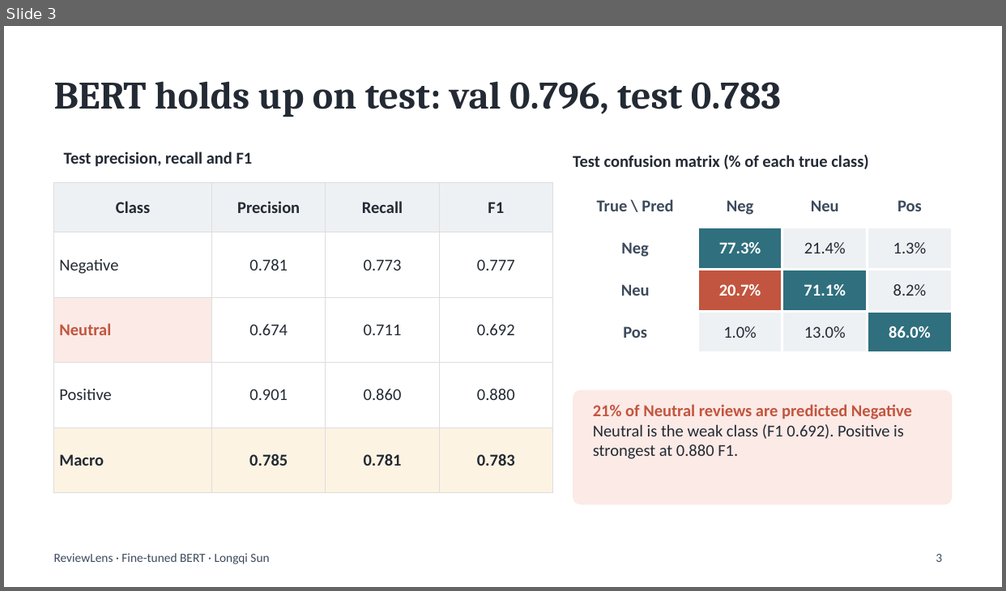
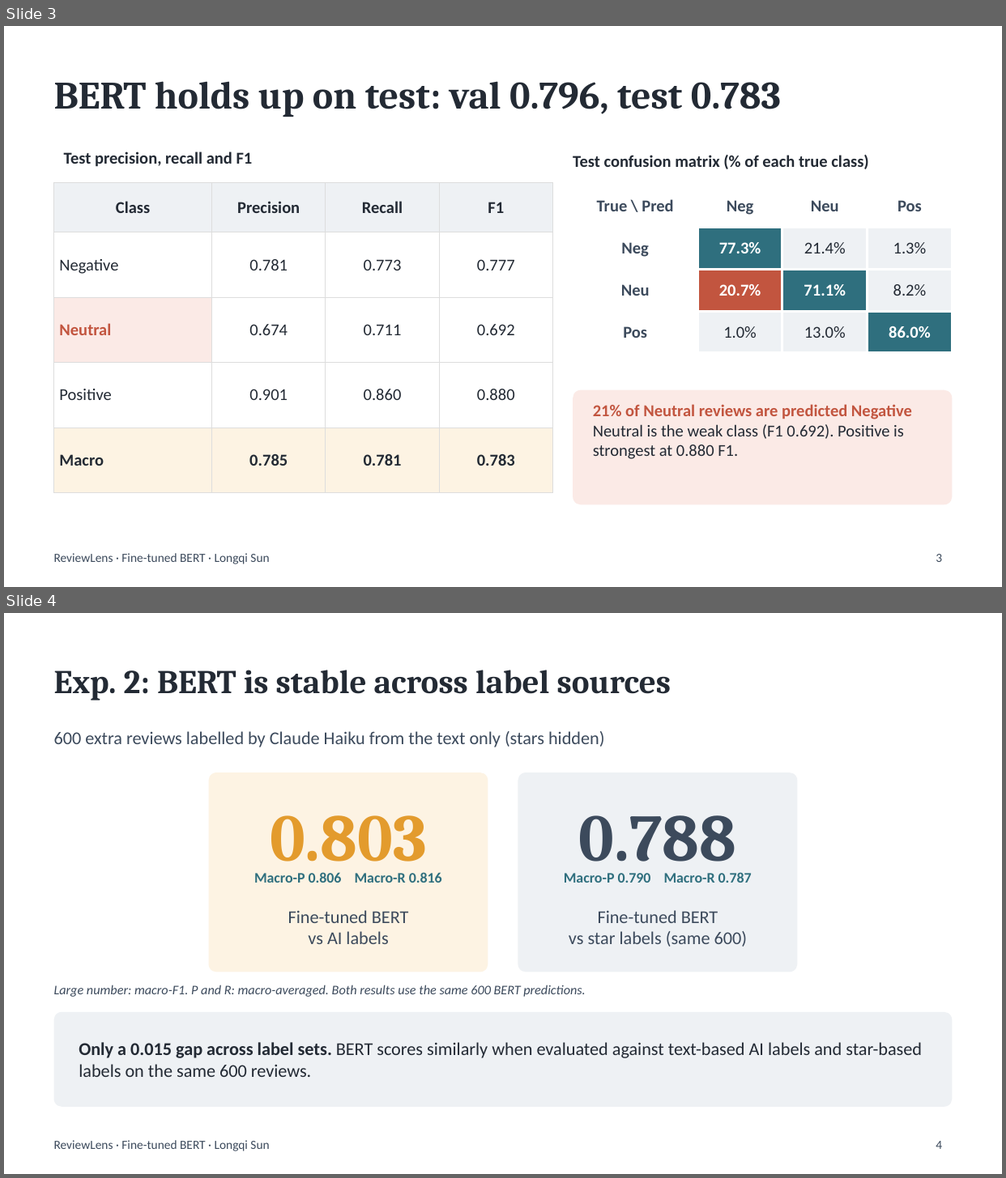
Before and after one commit to Junebhone/ReviewLens, a slide deck: docs/slides/Longqi_BERT_Experiment_Slides.pptx. Shown one above the other, each under a label of ours: slide 3 before the commit, slides 3 and 4 after it. The pictures are 1006x591 and 1006x1178 pixels, drawn with LibreOffice and Linux fonts; fonts in the diff are those of the drawing. Boxes give left, top, right and bottom in pixels: in the first picture for what was removed or moved away, otherwise in the second. Text is boxed around its words. In the diff, an @@ line names an element or a change of style, - is before the commit and + after.

```diff
--- a/docs/slides/Longqi_BERT_Experiment_Slides.pptx
+++ b/docs/slides/Longqi_BERT_Experiment_Slides.pptx
@@ slide 4 added at bbox=[4, 613, 1002, 1174], background #FFFFFF; not listed: 1 template element that a slide beside it also shows @@
@@ text added at bbox=[54, 670, 671, 700], 24 pt, text #232A34, bold @@
+Exp. 2: BERT is stable across label sources
@@ text added at bbox=[54, 731, 604, 747], 13 pt, text #3C4A5C @@
+600 extra reviews labelled by Claude Haiku from the text only (stars hidden)
@@ rounded rectangle added at bbox=[209, 773, 488, 973], fill #FDF3E3 @@
@@ rounded rectangle added at bbox=[518, 773, 797, 973], fill #EEF1F4 @@
@@ text added at bbox=[270, 815, 427, 876], 48 pt, text #E39B2D, bold @@
+0.803
@@ text added at bbox=[579, 815, 737, 876], 48 pt, text #3C4A5C, bold @@
+0.788
@@ text added at bbox=[254, 872, 442, 883], 10.5 pt, text #2F6F7E, bold @@
+Macro-P 0.806 Macro-R 0.816
@@ text added at bbox=[564, 872, 752, 883], 10.5 pt, text #2F6F7E, bold @@
+Macro-P 0.790 Macro-R 0.787
@@ text added at bbox=[288, 910, 409, 944], 13 pt, text #3C4A5C @@
+Fine-tuned BERT
+vs AI labels
@@ text added at bbox=[569, 910, 748, 947], 13 pt, text #3C4A5C @@
+Fine-tuned BERT
+vs star labels (same 600)
@@ text added at bbox=[54, 985, 585, 997], 9.5 pt, text #3C4A5C, italic @@
+Large number: macro-F1. P and R: macro-averaged. Both results use the same 600 BERT predictions.
@@ rounded rectangle added at bbox=[54, 1012, 952, 1107], fill #EEF1F4 @@
@@ text added at bbox=[79, 1042, 922, 1077], 13 pt, text #232A34 @@
+Only a 0.015 gap across label sets. BERT scores similarly when evaluated against text-based AI labels and star-based labels on the same 600 reviews.
@@ page number added at bbox=[936, 1141, 942, 1149], 9 pt, text #3C4A5C @@
+4
```
Also in this commit, not shown: 1 slide removed, 8 other files.
